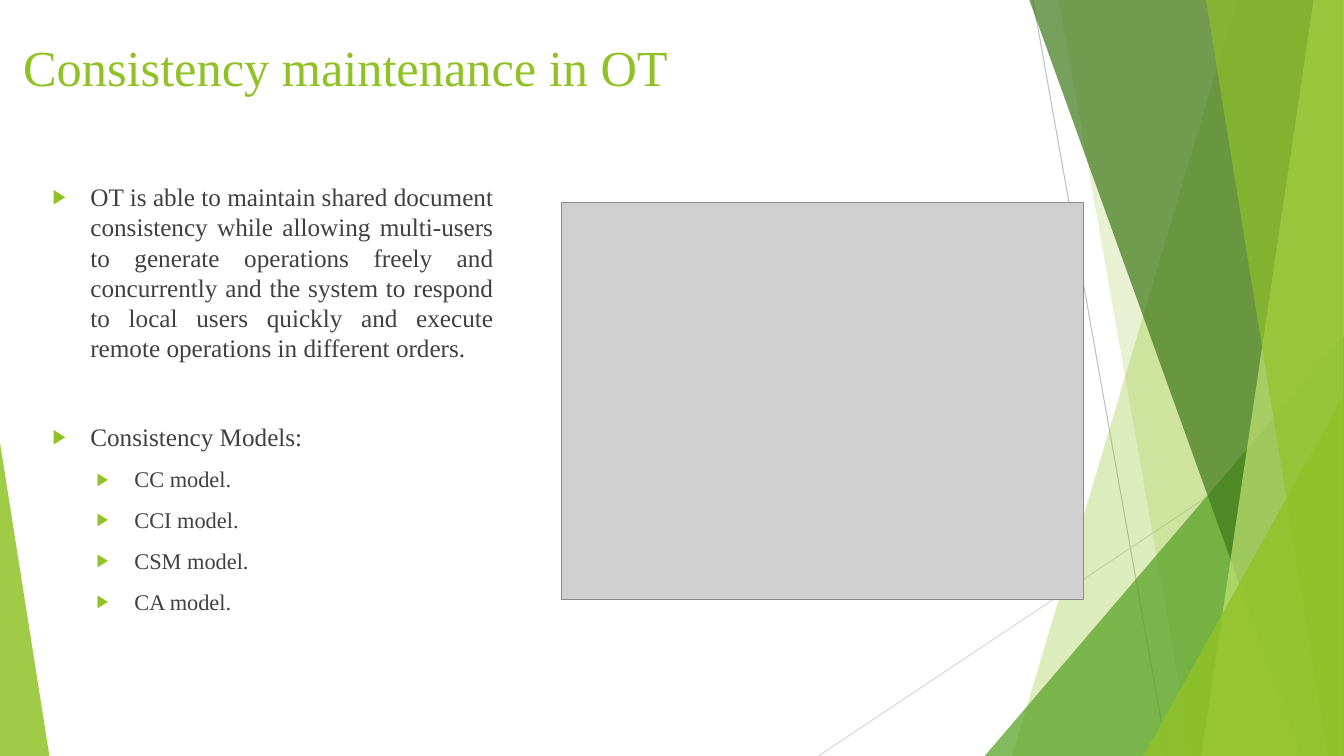
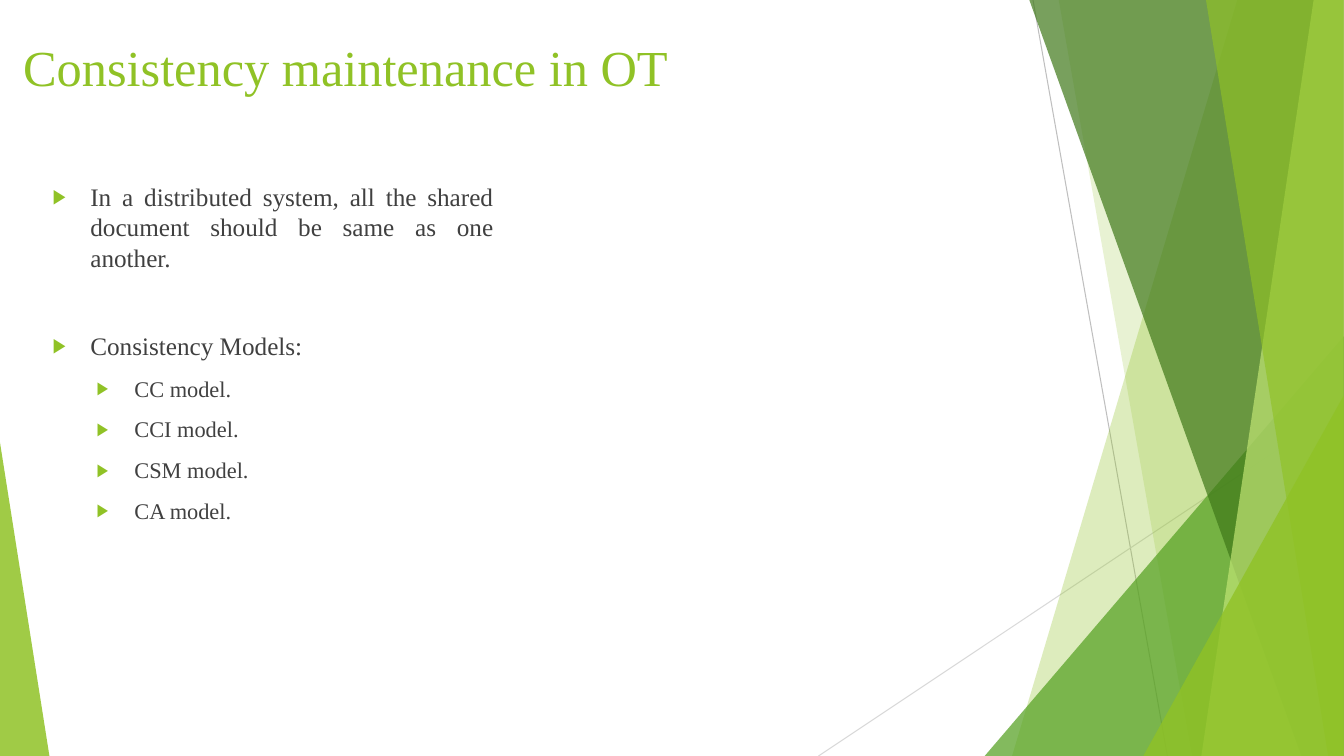
Before and after one commit to saieswari/angular, a slide deck: slide 3 of Operational Transformation.pptx. Drawn at 1344x756 pixels with LibreOffice and Linux fonts; fonts in the diff are those of the drawing; grey boxes stand for pictures. Boxes give left, top, right and bottom in pixels: in the first picture for what was removed or moved away, otherwise in the second. Text is boxed around its words. In the diff, an @@ line names an element or a change of style, - is before the commit and + after.

```diff
--- a/Operational Transformation.pptx
+++ b/Operational Transformation.pptx
@@ text at [90,188,493,268]: text changed @@
-▶ OT is able to maintain shared document consistency while allowing multi-users to generate operations freely and concurrently and the system to respond to local users quickly and execute remote operations in different orders.
+▶ In a distributed system, all the shared document should be same as one another.
@@ picture removed at [562,203,1084,599] @@
```
Also in this commit, not shown: 2 other slides changed, 6 slides added, 1 slide removed.
